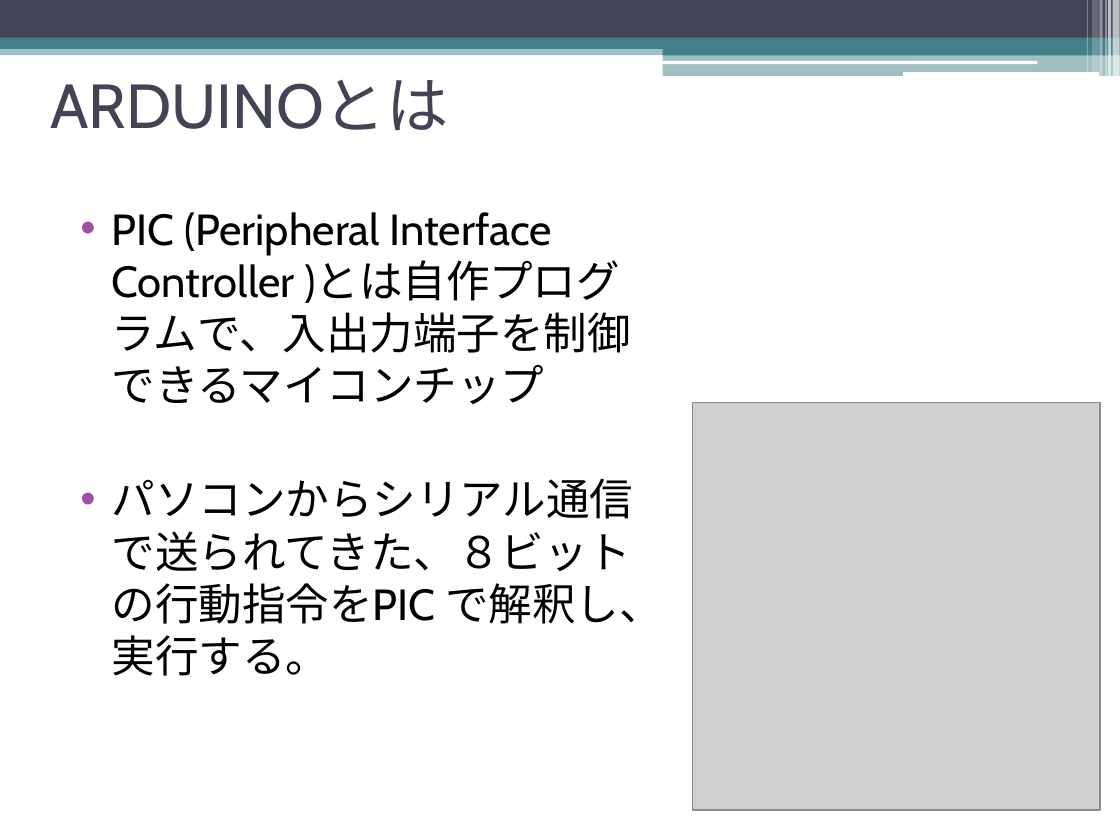
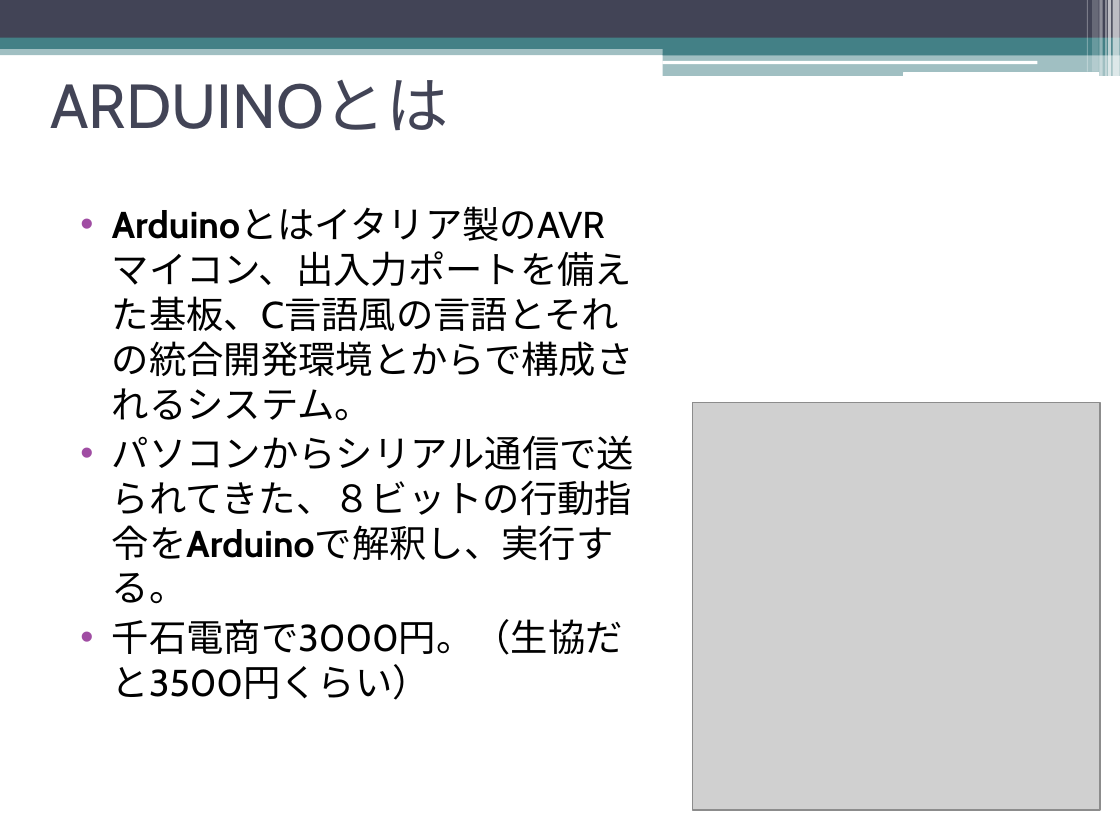
Before and after one commit to Shell-Wataru/AutoRecognition, a slide deck: slide 6 of RecogSlide.pptx (slide 7 before the commit). Drawn at 1120x840 pixels with LibreOffice and Linux fonts; fonts in the diff are those of the drawing; grey boxes stand for pictures. Boxes give left, top, right and bottom in pixels: in the first picture for what was removed or moved away, otherwise in the second. Text is boxed around its words. In the diff, an @@ line names an element or a change of style, - is before the commit and + after.

```diff
--- a/RecogSlide.pptx
+++ b/RecogSlide.pptx
@@ text at (112,251,634,700): text changed; size 28 to 24 pt @@
-• PIC (Peripheral Interface Controller )とは自作プログラムで、入出力端子を制御できるマイコンチップ
-• パソコンからシリアル通信で送られてきた、８ビットの行動指令をPIC で解釈し、実行する。
+• Arduinoとはイタリア製のAVRマイコン、出入力ポートを備えた基板、C言語風の言語とそれの統合開発環境とからで構成されるシステム。
+• パソコンからシリアル通信で送られてきた、８ビットの行動指令をArduinoで解釈し、実行する。
+• 千石電商で3000円。（生協だと3500円くらい）
```
Also in this commit, not shown: 7 other slides changed, 5 other files.
